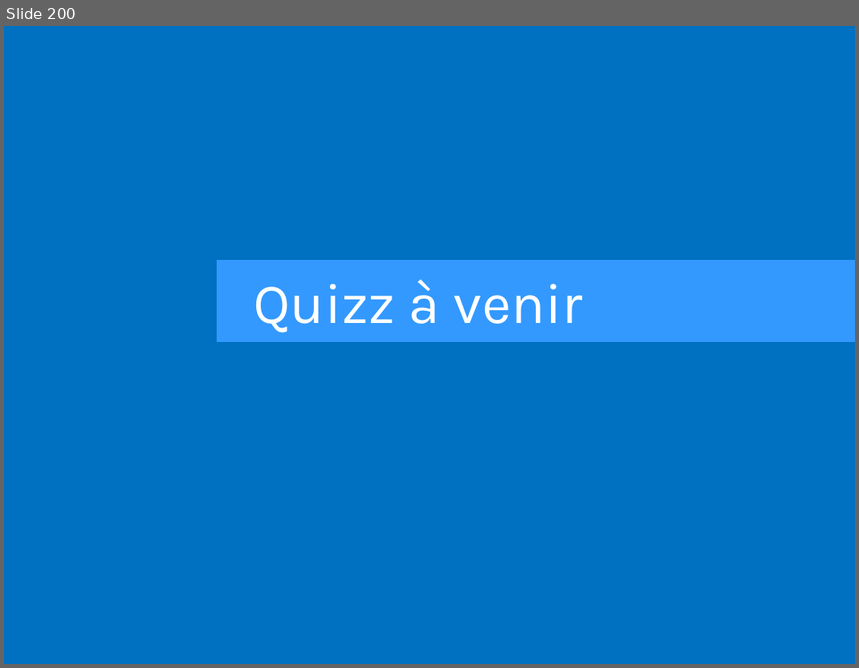
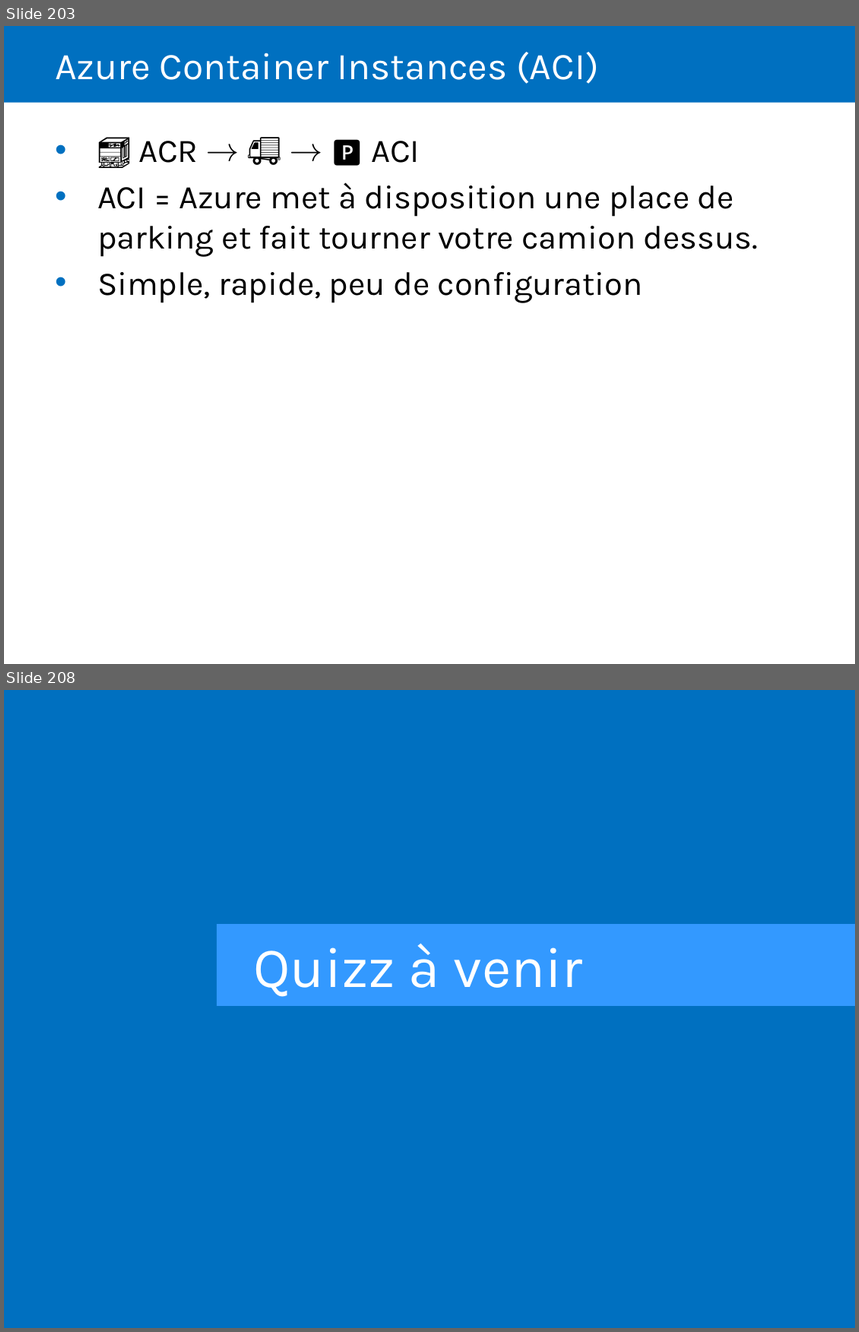
Before and after one commit to Sybaris-Classroom/az-204, a slide deck: Quiz/Quiz.pptx. Shown one above the other, each under a label of ours: slide 200 before the commit, slides 203 and 208 after it; the slides between them are not shown. The pictures are 859x668 and 859x1332 pixels, drawn with LibreOffice and Linux fonts; fonts in the diff are those of the drawing. Boxes give left, top, right and bottom in pixels: in the first picture for what was removed or moved away, otherwise in the second. Text is boxed around its words. In the diff, an @@ line names an element or a change of style, - is before the commit and + after.

```diff
--- a/Quiz/Quiz.pptx
+++ b/Quiz/Quiz.pptx
@@ slide 203 added at [4,26,855,664], background #FFFFFF @@
@@ rectangle added at [4,26,855,103], fill #0070C0 @@
@@ title added at [55,52,598,84], 32 pt, text #FFFFFF @@
+Azure Container Instances (ACI)
@@ text added at [97,141,759,303], 28 pt, text #000000 @@
+• 🏬 ACR → 🚚 → 🅿️ ACI
+• ACI = Azure met à disposition une place de parking et fait tourner votre camion dessus.
+• Simple, rapide, peu de configuration
@@ what was slide 200 is now slide 208 @@
```
Also in this commit, not shown: 7 other slides added, 31 other files.
